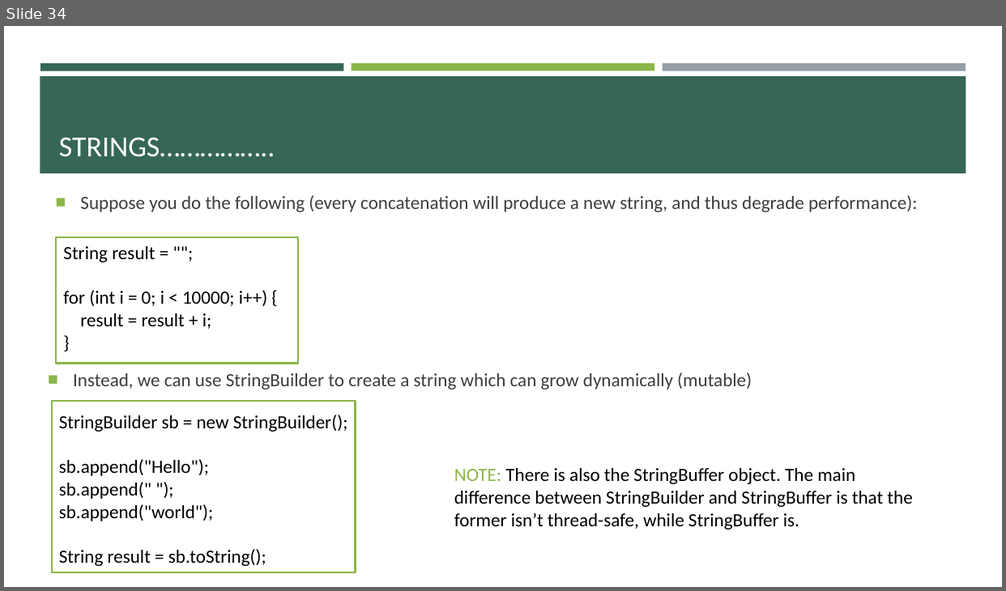
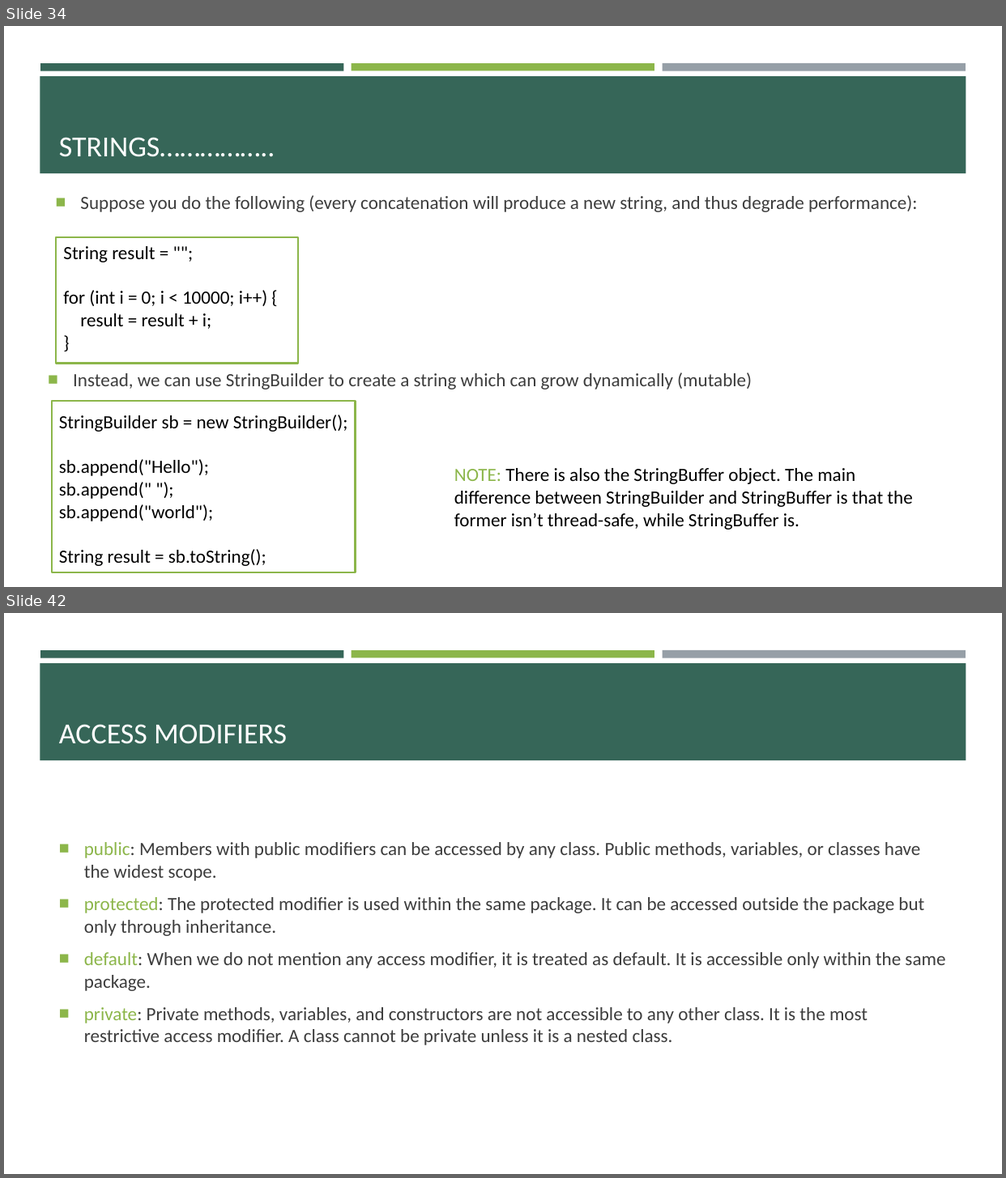
Before and after one commit to e-m-wilson/java-fs, a slide deck: Week_2/Core_Java.pptx. Shown one above the other, each under a label of ours: slide 34 before the commit, slides 34 and 42 after it; the slides between them are not shown. The pictures are 1006x591 and 1006x1178 pixels, drawn with LibreOffice and Linux fonts; fonts in the diff are those of the drawing. Boxes give left, top, right and bottom in pixels: in the first picture for what was removed or moved away, otherwise in the second. Text is boxed around its words. In the diff, an @@ line names an element or a change of style, - is before the commit and + after.

```diff
--- a/Week_2/Core_Java.pptx
+++ b/Week_2/Core_Java.pptx
@@ slide 42 added at (4,613,1002,1174), background #FFFFFF; not listed: 4 template elements that a slide beside it also shows @@
@@ title added at (59,724,287,744), 28 pt, text #FFFFFF @@
+ACCESS MODIFIERS
@@ text added at (84,842,945,1046), 18 pt, text #3D3D3D @@
+■ public: Members with public modifiers can be accessed by any class. Public methods, variables, or classes have the widest scope.
+■ protected: The protected modifier is used within the same package. It can be accessed outside the package but only through inheritance.
+■ default: When we do not mention any access modifier, it is treated as default. It is accessible only within the same package.
+■ private: Private methods, variables, and constructors are not accessible to any other class. It is the most restrictive access modifier. A class cannot be private unless it is a nested class.
```
Also in this commit, not shown: 12 other slides added, 6 other files.
